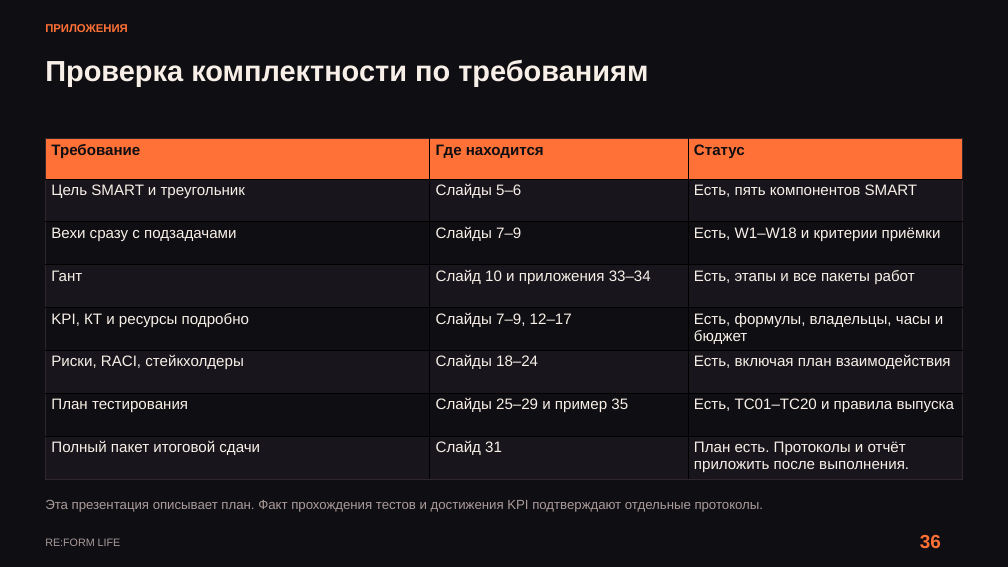
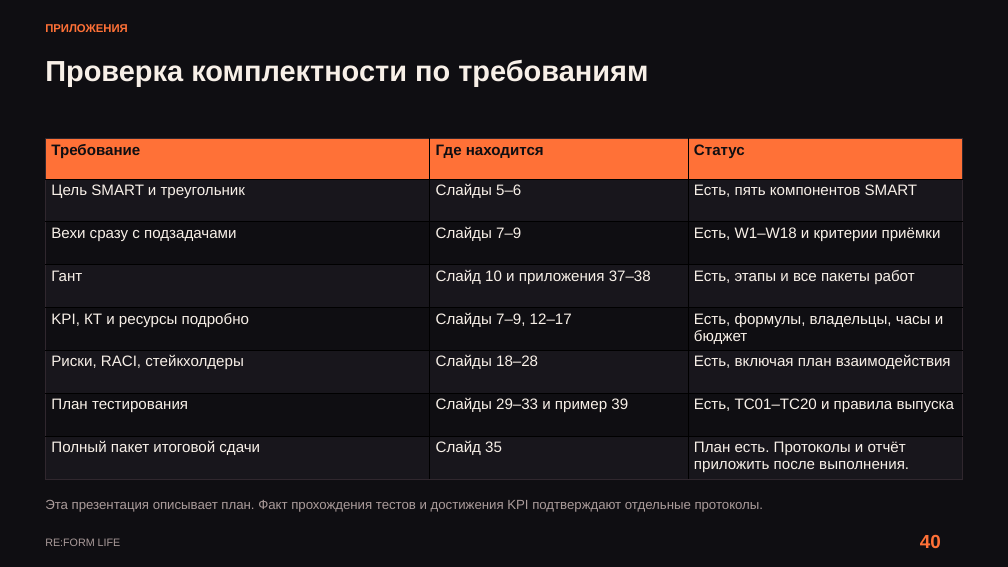
Before and after one commit to kartaamigo/RE-FORM-LIFE, a slide deck: slide 40 of docs/project-plan/RE_FORM_LIFE_Reviewed_Design.pptx (slide 36 before the commit). Drawn at 1008x567 pixels with LibreOffice and Linux fonts; fonts in the diff are those of the drawing. Boxes give left, top, right and bottom in pixels: in the first picture for what was removed or moved away, otherwise in the second. Text is boxed around its words. In the diff, an @@ line names an element or a change of style, - is before the commit and + after.

```diff
--- a/docs/project-plan/RE_FORM_LIFE_Reviewed_Design.pptx
+++ b/docs/project-plan/RE_FORM_LIFE_Reviewed_Design.pptx
@@ table at box(45, 138, 962, 478) @@
-row 4, column 2: Слайд 10 и приложения 33–34
+row 4, column 2: Слайд 10 и приложения 37–38
-row 6, column 2: Слайды 18–24
+row 6, column 2: Слайды 18–28
-row 7, column 2: Слайды 25–29 и пример 35
+row 7, column 2: Слайды 29–33 и пример 39
-row 8, column 2: Слайд 31
+row 8, column 2: Слайд 35
@@ text at box(920, 534, 941, 548): text changed @@
-36
+40
```
Also in this commit, not shown: 20 other slides changed, 7 slides added, 2 slides removed, 3 other files.
